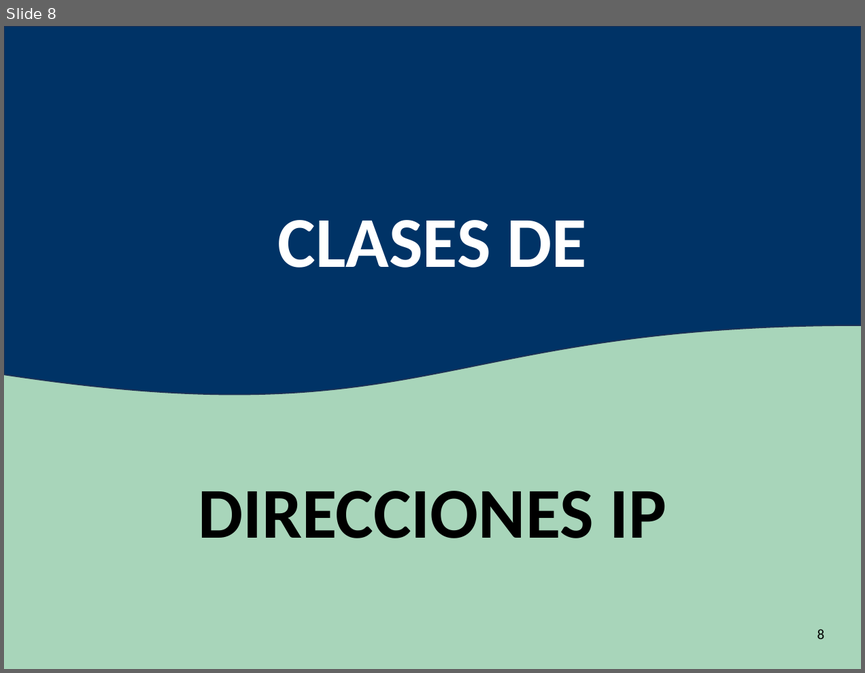
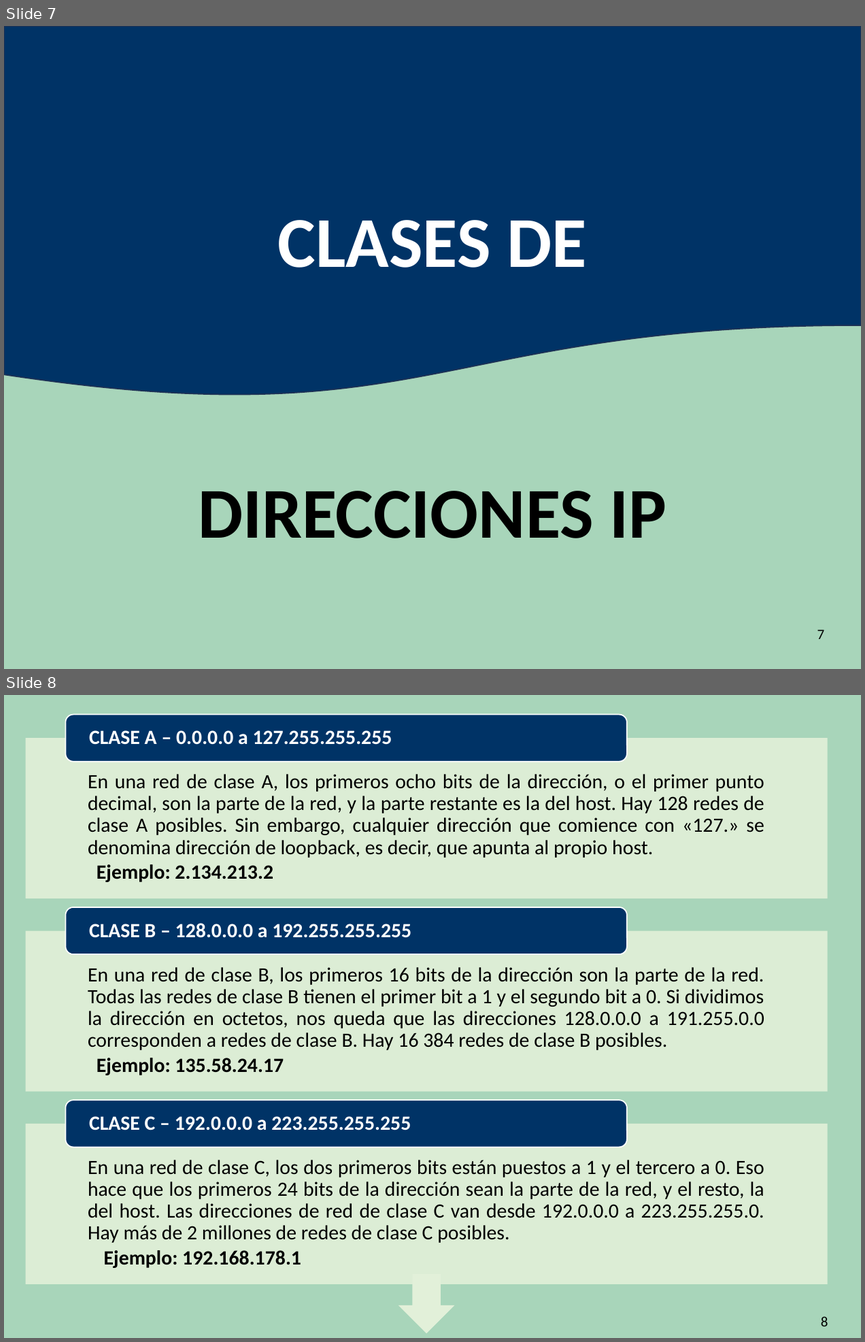
Before and after one commit to oloco2792/Universidad, a slide deck: REDES DE COMPUTADORA/UNIDAD X/UNIDAD X.pptx. Shown one above the other, each under a label of ours: slide 8 before the commit, slides 7 and 8 after it. The pictures are 865x673 and 865x1342 pixels, drawn with LibreOffice and Linux fonts; fonts in the diff are those of the drawing. Boxes give left, top, right and bottom in pixels: in the first picture for what was removed or moved away, otherwise in the second. Text is boxed around its words. In the diff, an @@ line names an element or a change of style, - is before the commit and + after.

```diff
--- a/REDES DE COMPUTADORA/UNIDAD X/UNIDAD X.pptx
+++ b/REDES DE COMPUTADORA/UNIDAD X/UNIDAD X.pptx
@@ slide 8 added at [4, 695, 861, 1338], background #A8D5BA @@
@@ group added at [26, 715, 827, 1284]: 6 texts, 3 rectangles, 3 rounded rectangles @@
+  En una red de clase A, los primeros ocho bits de la dirección, o el primer punto decimal, son la parte de la red, y la parte restante es la del host. Hay 128 redes de clase A posibles. Sin embargo, cualquier dirección que comience con «127.» se denomina dirección de loopback, es decir, que apunta al propio host.
+  Ejemplo: 2.134.213.2
+CLASE A – 0.0.0.0 a 127.255.255.255
+  En una red de clase B, los primeros 16 bits de la dirección son la parte de la red. Todas las redes de clase B tienen el primer bit a 1 y el segundo bit a 0. Si dividimos la dirección en octetos, nos queda que las direcciones 128.0.0.0 a 191.255.0.0 corresponden a redes de clase B. Hay 16 384 redes de clase B posibles.
+  Ejemplo: 135.58.24.17
+CLASE B – 128.0.0.0 a 192.255.255.255
+  En una red de clase C, los dos primeros bits están puestos a 1 y el tercero a 0. Eso hace que los primeros 24 bits de la dirección sean la parte de la red, y el resto, la del host. Las direcciones de red de clase C van desde 192.0.0.0 a 223.255.255.0. Hay más de 2 millones de redes de clase C posibles.
+  Ejemplo: 192.168.178.1
+CLASE C – 192.0.0.0 a 223.255.255.255
@@ down arrow added at [398, 1273, 455, 1332], fill #E2F0D9 @@
@@ page number added at [821, 1316, 828, 1326], 12 pt, text #000000 @@
+8
@@ what was slide 8 is now slide 7 @@
@@ page number at [817, 629, 825, 639]: text changed @@
-8
+7
```
Also in this commit, not shown: 3 slides changed, 13 other slides added, 7 slides removed, 2 other files.
